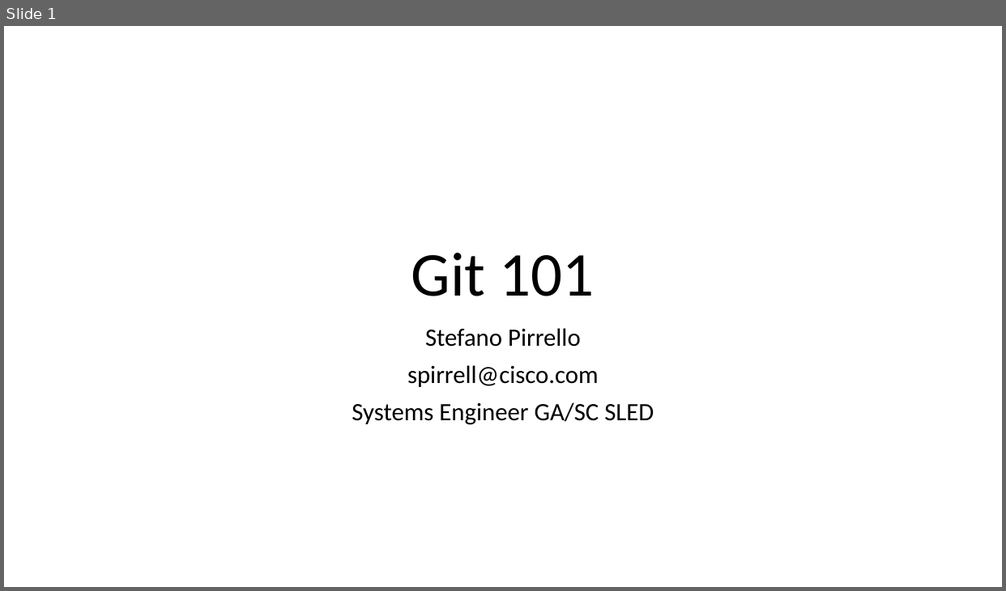
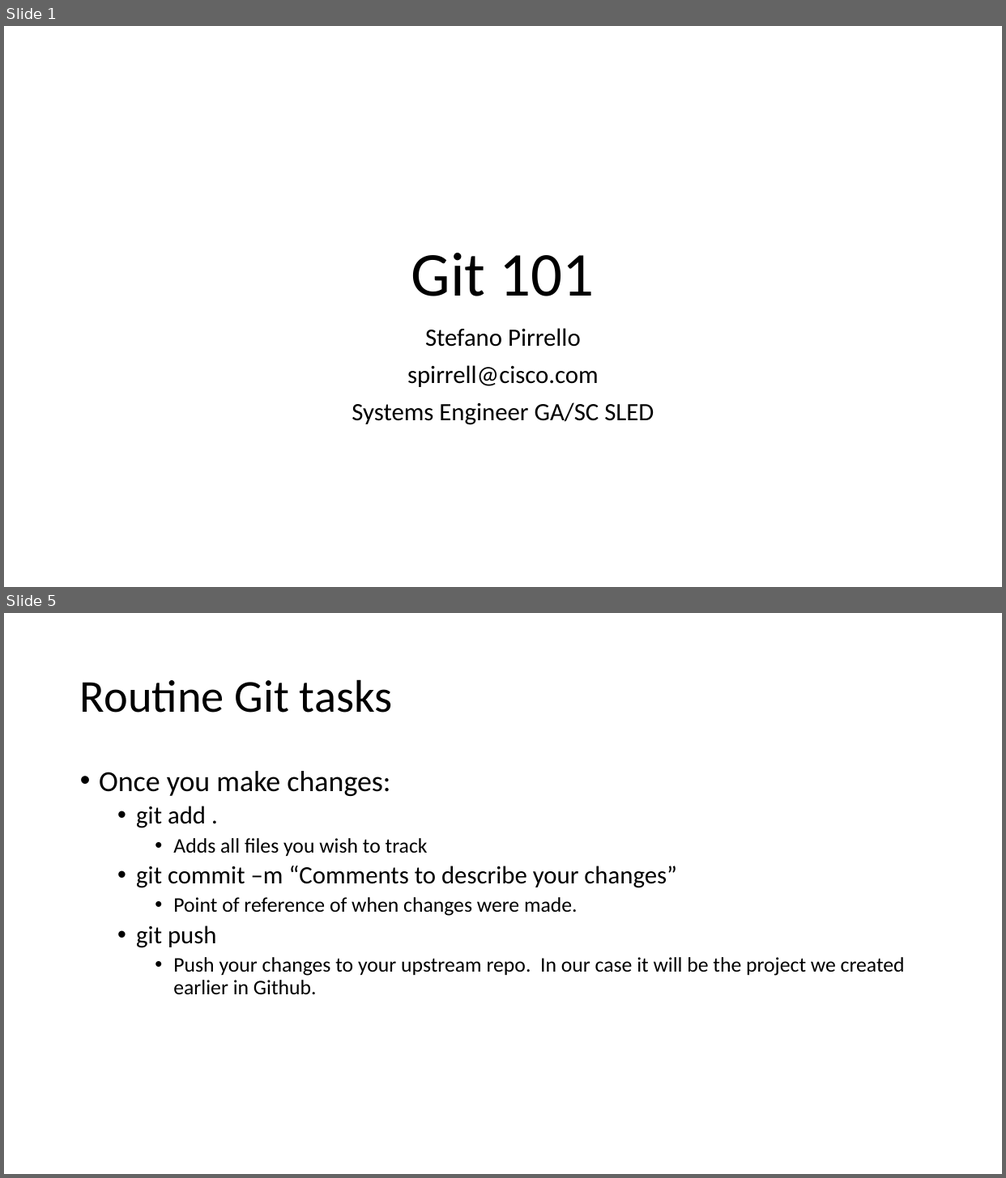
Before and after one commit to spirrello/devshow, a slide deck: Git101.pptx. Shown one above the other, each under a label of ours: slide 1 before the commit, slides 1 and 5 after it; the slides between them are not shown. The pictures are 1006x591 and 1006x1178 pixels, drawn with LibreOffice and Linux fonts; fonts in the diff are those of the drawing. Boxes give left, top, right and bottom in pixels: in the first picture for what was removed or moved away, otherwise in the second. Text is boxed around its words. In the diff, an @@ line names an element or a change of style, - is before the commit and + after.

```diff
--- a/Git101.pptx
+++ b/Git101.pptx
@@ slide 5 added at (4, 613, 1002, 1174), background #FFFFFF @@
@@ title added at (80, 679, 393, 713), 44 pt, text #000000 @@
+Routine Git tasks
@@ text added at (99, 771, 905, 995), 20 pt, text #000000 @@
+• Once you make changes:
+  • git add .
+    • Adds all files you wish to track
+  • git commit –m “Comments to describe your changes”
+    • Point of reference of when changes were made.
+  • git push
+    • Push your changes to your upstream repo. In our case it will be the project we created earlier in Github.
```
Also in this commit, not shown: 2 slides changed, 3 other slides added, 5 slides removed, 1 other file.
